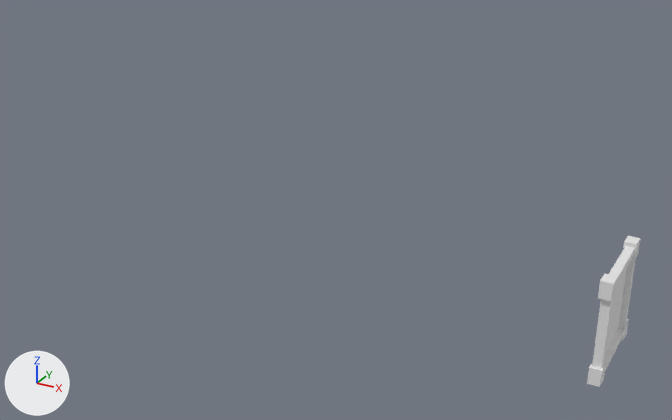
What one commit did to the FBX model Assets/Models/Bedroom_Stuffs/Picture_Hang.fbx.
One viewpoint serves both versions: a 50 mm camera at (0.99, -5.48, 3.03) aimed at (-1.19, -1.52, 1.05). The lights are fixed; the arrows at lower left show +X, +Y and +Z. The older version comes first. Where no turn or scale is listed for an object, it has been applied to the vertices.

In view in the first picture: 'Picture_Hang'.
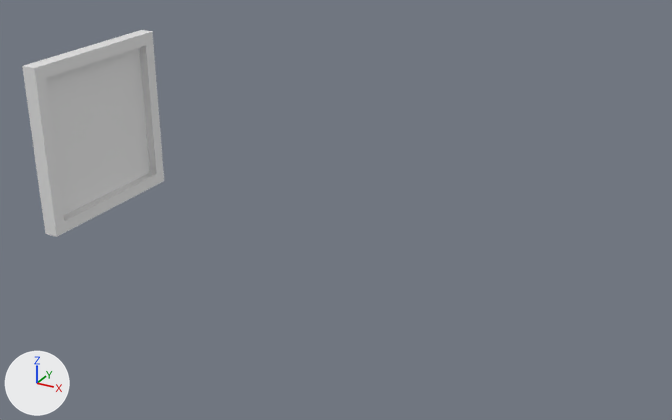
Changed parts and their boxes [x1, y1, x2, y2] in the pictures (672 x 420 px):
'Picture_Hang', reshaped, moved (165% wider, 37% taller)
    before: [587, 236, 640, 387]
    after: [22, 30, 164, 237]
part 1 of me_picture_hang_001, deleted
    before: [623, 236, 640, 257]
part 2 of me_picture_hang_001, deleted
    before: [621, 319, 629, 341]
part 3 of me_picture_hang_001, deleted
    before: [587, 364, 605, 387]
part 4 of me_picture_hang_001, deleted
    before: [598, 274, 618, 301]

The change in detail:
me_picture_hang_001 is used by ob_picture_hang; location (0.0, 0.0, 0.0).
me_picture_hang_001 had 64 vertices, 54 faces and spanned x -0.013..0.068, y -0.364..0.364, z -0.345..0.39.
me_picture_hang_001 now has 16 vertices, 14 faces and spans x 0.0..0.061, y -0.336..0.336, z -0.317..0.362.
me_picture_hang_001 part 1: the loose piece of 12 vertices spanning x -0.013..0.068, y 0.255..0.364, z 0.27..0.39 is deleted.
me_picture_hang_001 part 2: the loose piece of 12 vertices spanning x -0.013..0.068, y 0.255..0.364, z -0.345..-0.225 is deleted.
me_picture_hang_001 part 3: the loose piece of 12 vertices spanning x -0.013..0.068, y -0.364..-0.255, z -0.345..-0.225 is deleted.
me_picture_hang_001 part 4: the loose piece of 12 vertices spanning x -0.013..0.068, y -0.364..-0.255, z 0.27..0.39 is deleted.
Object 'Picture_Hang' (ob_picture_hang) moves from (0.0, 0.0, 0.0) to (-1.634, -2.762, 1.776).
